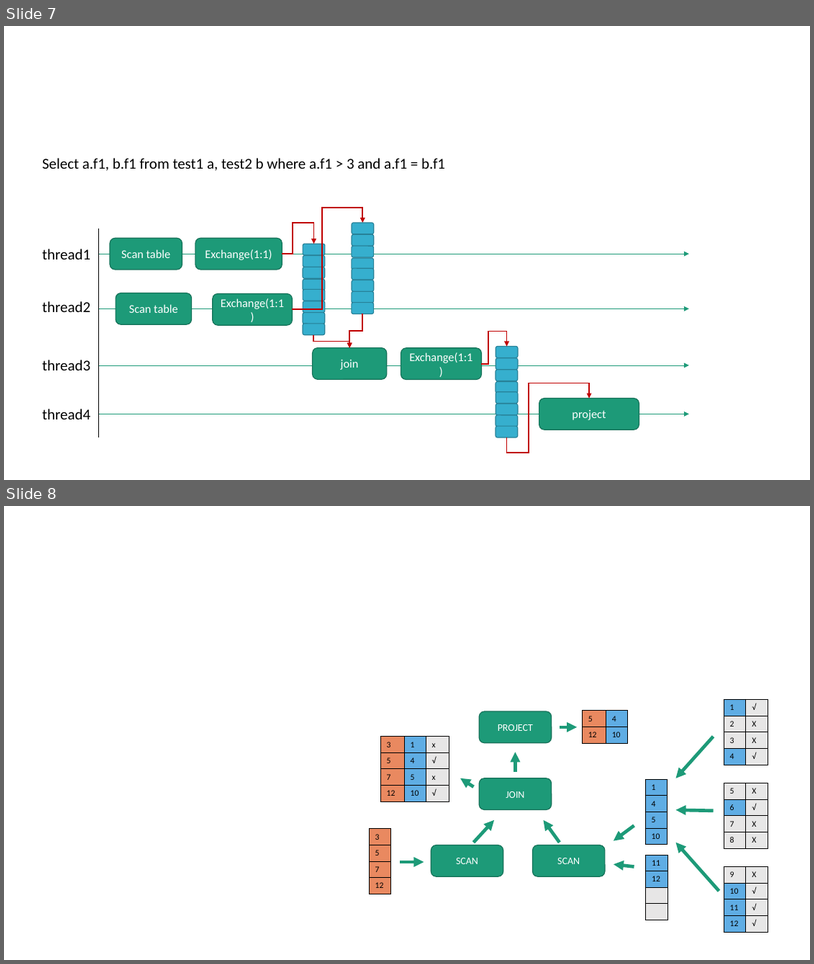
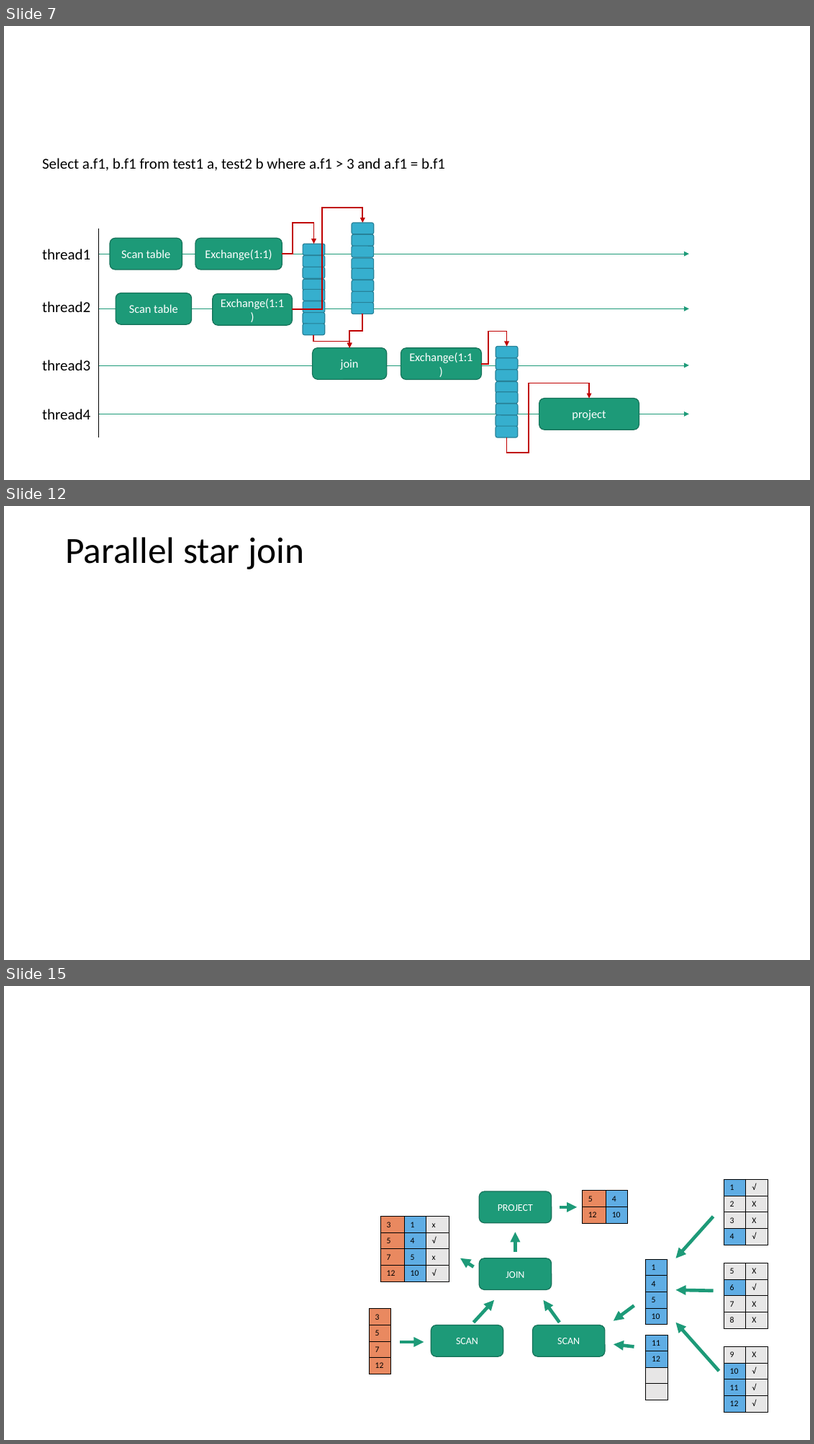
Before and after one commit to scott-zgeng/thor, a slide deck: doc/thor architecture.pptx. Shown one above the other, each under a label of ours: slides 7 and 8 before the commit, slides 7, 12 and 15 after it; the slides between them are not shown. The pictures are 814x964 and 814x1444 pixels, drawn with LibreOffice and Linux fonts; fonts in the diff are those of the drawing. Boxes give left, top, right and bottom in pixels: in the first picture for what was removed or moved away, otherwise in the second. Text is boxed around its words. In the diff, an @@ line names an element or a change of style, - is before the commit and + after.

```diff
--- a/doc/thor architecture.pptx
+++ b/doc/thor architecture.pptx
@@ slide 12 added at [4, 506, 810, 960], background #FFFFFF @@
@@ title added at [65, 537, 304, 569], 44 pt, text #000000 @@
+Parallel star join
@@ what was slide 8 is now slide 15 @@
```
Also in this commit, not shown: 6 other slides added, 3 other files.
